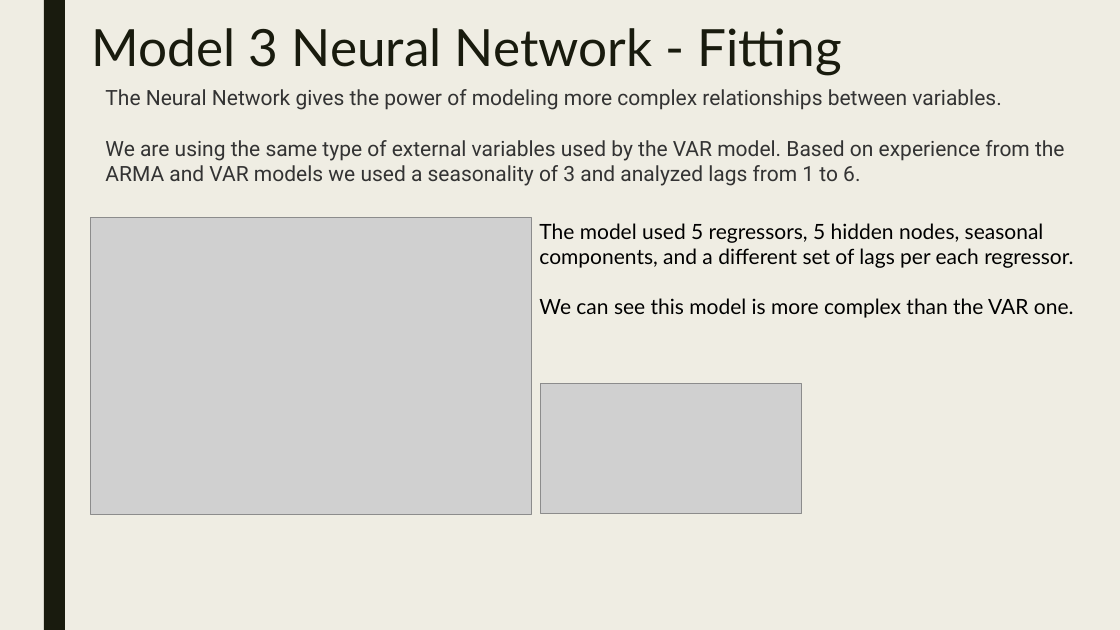
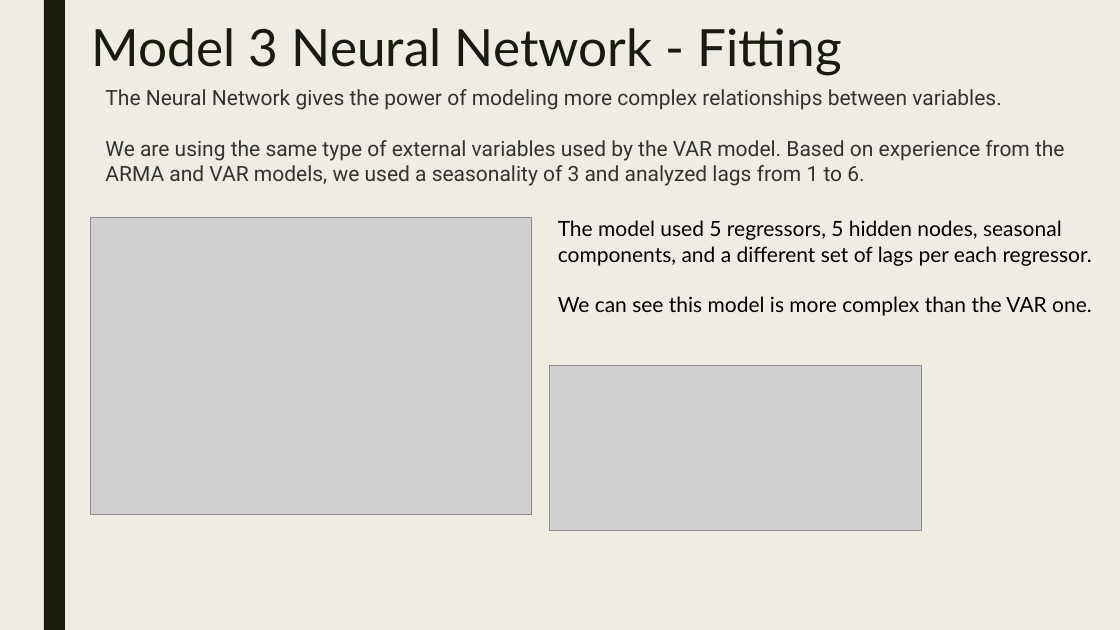
Before and after one commit to maxmoro/TimeSeriesProject, a slide deck: slide 10 of Attrition Analysis Part 2.pptx. Drawn at 1120x630 pixels with LibreOffice and Linux fonts; fonts in the diff are those of the drawing; grey boxes stand for pictures. Boxes give left, top, right and bottom in pixels: in the first picture for what was removed or moved away, otherwise in the second. Text is boxed around its words. In the diff, an @@ line names an element or a change of style, - is before the commit and + after.

```diff
--- a/Attrition Analysis Part 2.pptx
+++ b/Attrition Analysis Part 2.pptx
@@ text at [105, 140, 1065, 186]: text changed @@
-We are using the same type of external variables used by the VAR model. Based on experience from the ARMA and VAR models we used a seasonality of 3 and analyzed lags from 1 to 6.
+We are using the same type of external variables used by the VAR model. Based on experience from the ARMA and VAR models, we used a seasonality of 3 and analyzed lags from 1 to 6.
@@ text "The model used 5 regressors, ...": place and size @@
-text "The model used 5 regressors, ..." at [539, 223, 1074, 318]
+text "The model used 5 regressors, ..." at [558, 220, 1092, 316]
@@ picture: place and size @@
-picture at [541, 384, 802, 514]
+picture at [549, 366, 921, 531]
```
Also in this commit, not shown: 15 other slides changed, 2 other files.
